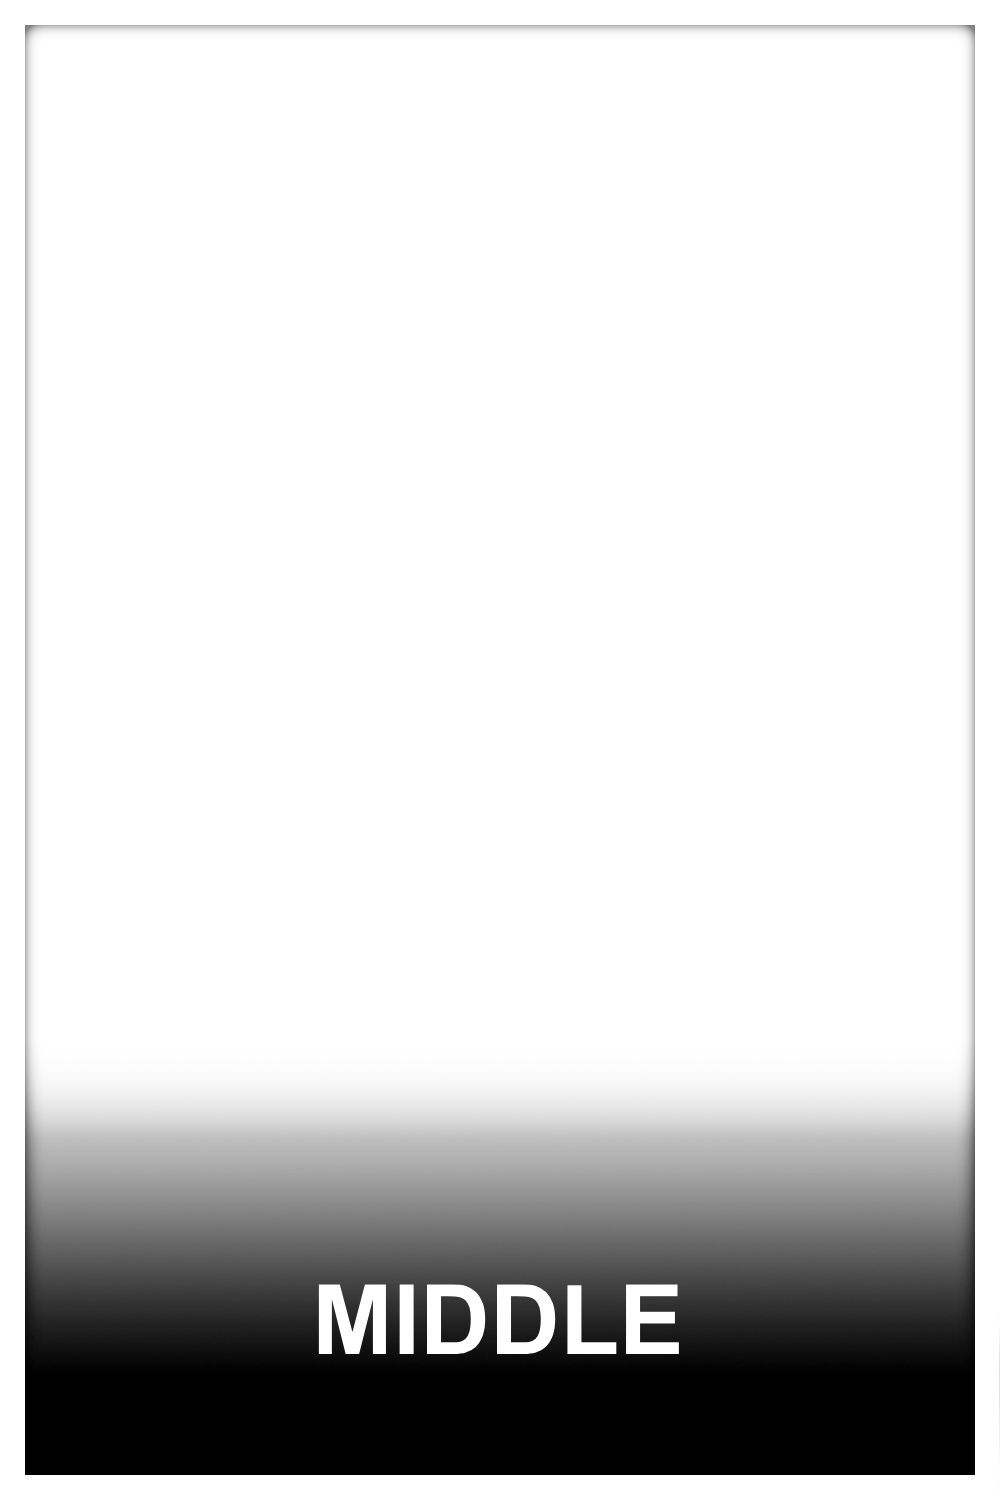
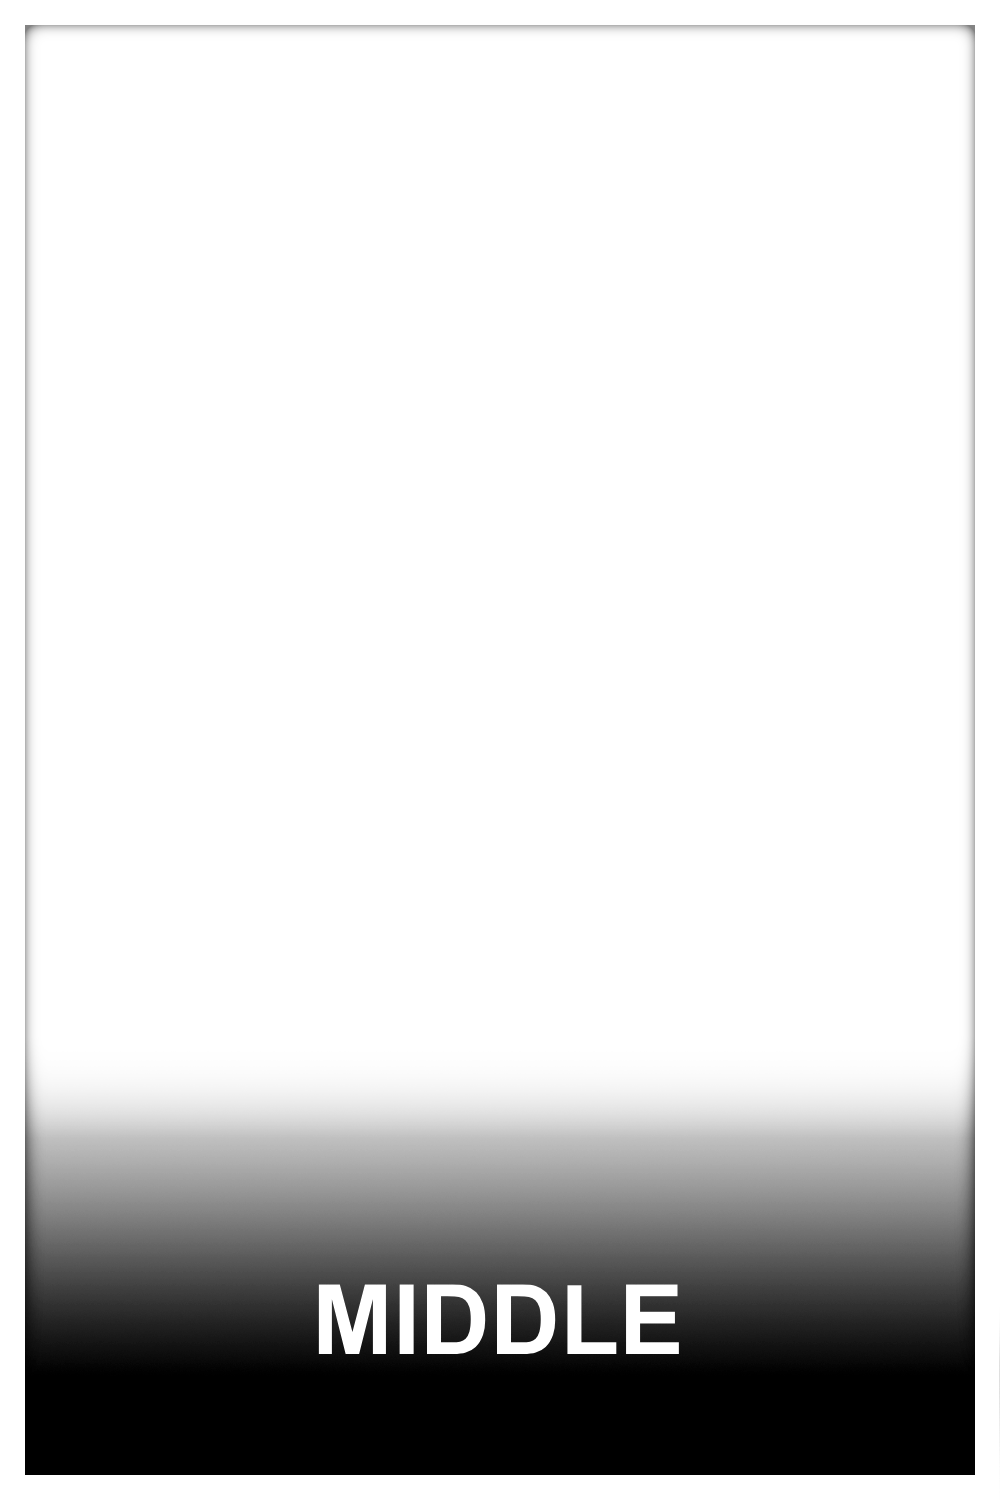
Revision of a layered 1000x1500 image; what changed, layer by layer:
pixels changed over [25, 1203, 975, 1366] (layer not identified)